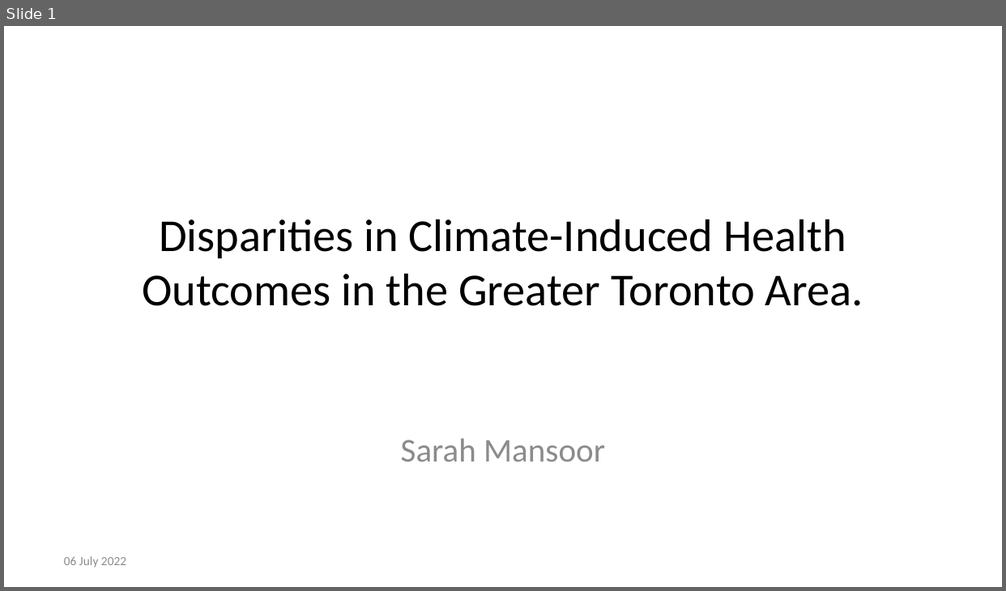
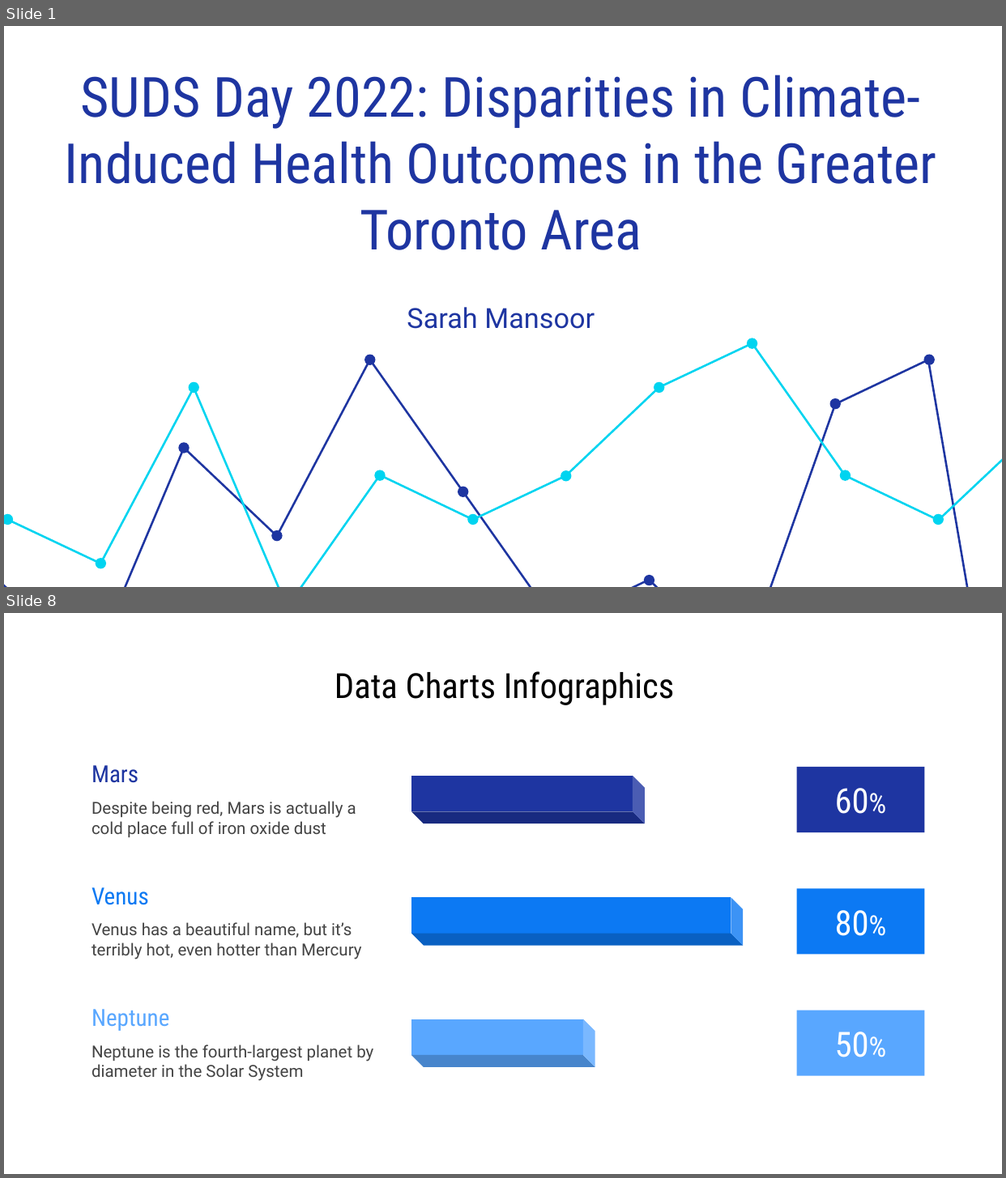
Before and after one commit to sarahmansoorr/SUDS2022, a slide deck: outputs/presentation/presentation.pptx. Shown one above the other, each under a label of ours: slide 1 before the commit, slides 1 and 8 after it; the slides between them are not shown. The pictures are 1006x591 and 1006x1178 pixels, drawn with LibreOffice and Linux fonts; fonts in the diff are those of the drawing. Boxes give left, top, right and bottom in pixels: in the first picture for what was removed or moved away, otherwise in the second. Text is boxed around its words. In the diff, an @@ line names an element or a change of style, - is before the commit and + after.

```diff
--- a/outputs/presentation/presentation.pptx
+++ b/outputs/presentation/presentation.pptx
@@ slide 8 added at [4,613,1002,1174], background #FFFFFF @@
@@ title added at [334,671,675,705], 25 pt, text #000000 @@
+Data Charts Infographics
@@ group added at [91,765,924,837]: 2 texts, 1 cube, 1 rounded rectangle @@
+Mars
+Despite being red, Mars is actually a cold place full of iron oxide dust
+60%
@@ group added at [91,888,924,960]: 2 texts, 1 rounded rectangle, 1 cube @@
+80%
+Venus
+Venus has a beautiful name, but it’s terribly hot, even hotter than Mercury
@@ group added at [91,1009,924,1081]: 2 texts, 1 rounded rectangle, 1 cube @@
+50%
+Neptune
+Neptune is the fourth-largest planet by diameter in the Solar System
@@ slide 1 changed as well @@
@@ text at [65,75,936,250]: text changed; size 33 to 40 pt; font Calibri to Roboto Condensed; text colour #000000 to #1E35A1 @@
-Disparities in Climate-Induced Health Outcomes in the Greater Toronto Area.
+SUDS Day 2022: Disparities in Climate-Induced Health Outcomes in the Greater Toronto Area
@@ subtitle "Sarah Mansoor": place and size @@
-subtitle "Sarah Mansoor" at [401,438,605,462]
+subtitle "Sarah Mansoor" at [407,307,594,329]
@@ subtitle "Sarah Mansoor" at [407,307,594,329]: size 24 to 20 pt, font Calibri to Roboto, text colour #8C8C8C to #1E35A1; less space between paragraphs; vertical alignment top to middle @@
@@ group added at [4,354,989,587]: 7 ellipses, 1 freeform shape @@
@@ group added at [4,339,1002,587]: 10 ellipses, 1 freeform shape @@
@@ text removed at [64,557,126,568] @@
-06 July 2022
```
Also in this commit, not shown: 32 other slides added, 4 slides removed, 1 other file.
